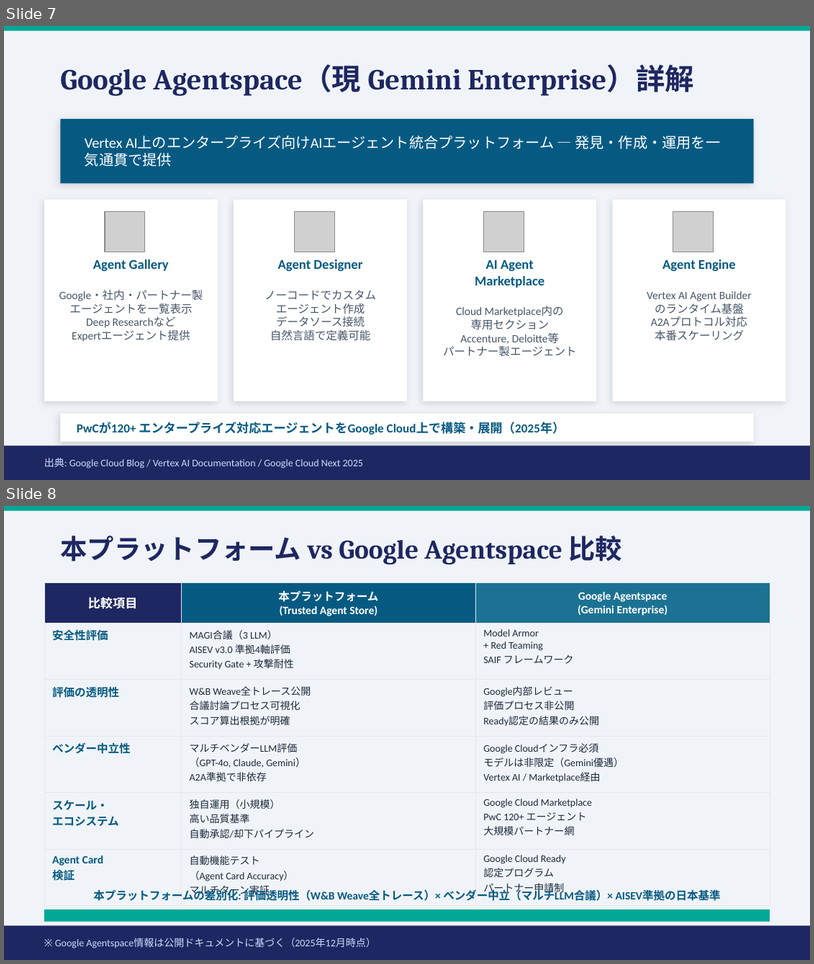
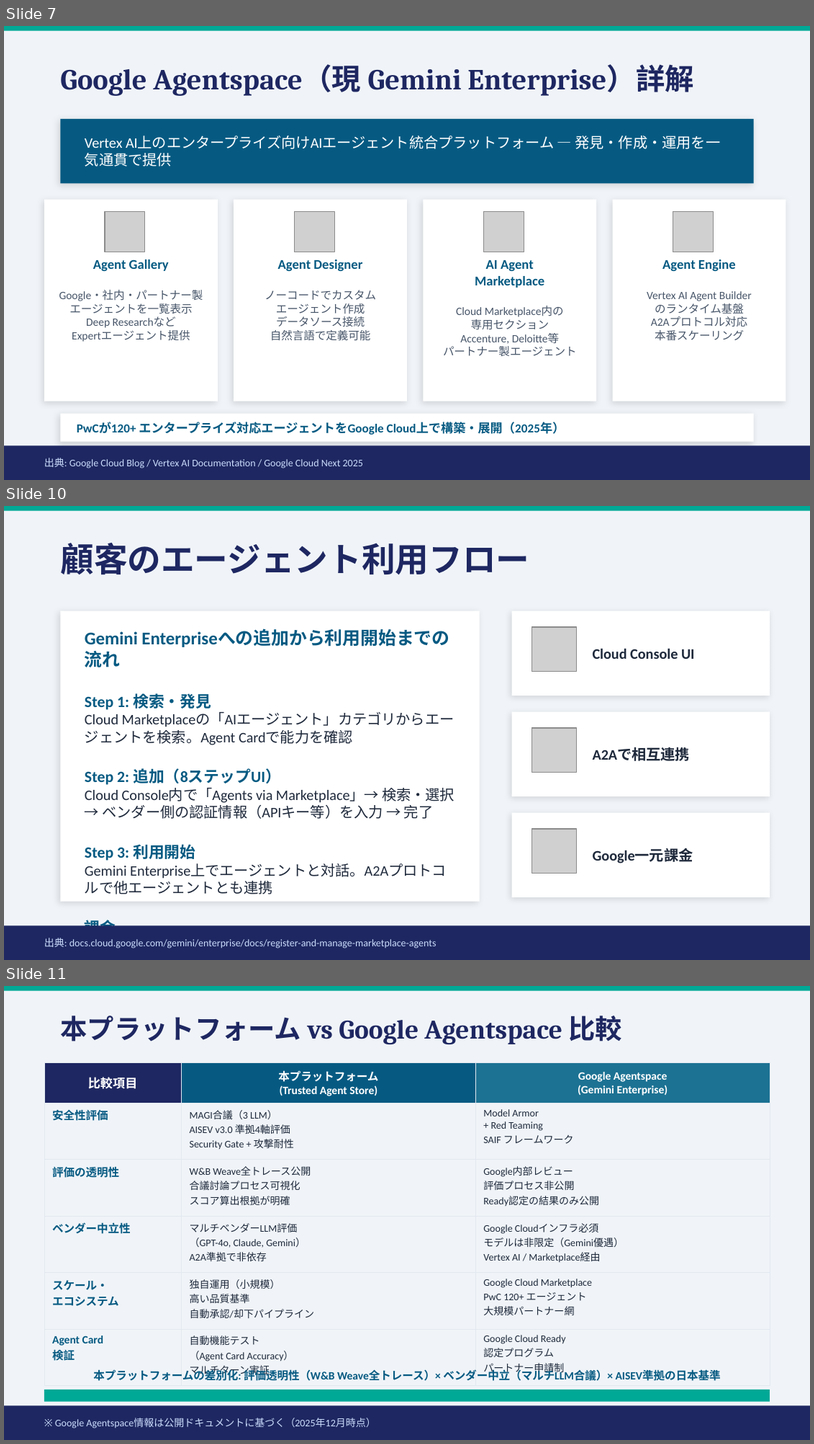
Before and after one commit to TaichiHiromatsu/secure-ai-agent-matching-platform, a slide deck: docs/A2A_Protocol_Latest_2026.pptx. Shown one above the other, each under a label of ours: slides 7 and 8 before the commit, slides 7, 10 and 11 after it; the slides between them are not shown. The pictures are 814x964 and 814x1444 pixels, drawn with LibreOffice and Linux fonts; fonts in the diff are those of the drawing; grey boxes stand for pictures. Boxes give left, top, right and bottom in pixels: in the first picture for what was removed or moved away, otherwise in the second. Text is boxed around its words. In the diff, an @@ line names an element or a change of style, - is before the commit and + after.

Commit message:
docs: Update Japanese demo script for Trusted Agent Store evaluation pipeline
- Revised the demo script to enhance clarity and detail regarding the evaluation pipeline steps, including PreCheck, Security Gate, and Auto-Decision.
- Improved descriptions of the evaluation process, emphasizing the dynamic nature of Trust Scores and the role of W&B Weave for traceability.
- Updated terminology for consistency and accuracy, ensuring better understanding for Japanese-speaking users.

These changes aim to provide a clearer and more comprehensive guide to the evaluation process within the Trusted Agent Store.

```diff
--- a/docs/A2A_Protocol_Latest_2026.pptx
+++ b/docs/A2A_Protocol_Latest_2026.pptx
@@ slide 10 added at box(4, 506, 810, 960), background #F0F4F8 @@
@@ rectangle added at box(4, 506, 810, 511), fill #00A896 @@
@@ text added at box(60, 543, 530, 575), 30 pt, text #1E2761, bold @@
+顧客のエージェント利用フロー
@@ rectangle added at box(60, 611, 480, 901), fill #FFFFFF @@
@@ rectangle added at box(512, 611, 770, 695), fill #FFFFFF @@
@@ text added at box(85, 631, 455, 948), 13 pt, text #1E293B @@
+Gemini Enterpriseへの追加から利用開始までの流れ
+Step 1: 検索・発見
+Cloud Marketplaceの「AIエージェント」カテゴリからエージェントを検索。Agent Cardで能力を確認
+Step 2: 追加（8ステップUI）
+Cloud Console内で「Agents via Marketplace」→ 検索・選択 → ベンダー側の認証情報（APIキー等）を入力 → 完了
+Step 3: 利用開始
+Gemini Enterprise上でエージェントと対話。A2Aプロトコルで他エージェントとも連携
+課金
+Googleから一元請求。パートナー料金（サブスク/従量制）+ Google Cloudリソース料金
@@ picture added at box(532, 627, 576, 672) @@
@@ text added at box(593, 648, 695, 659), 13 pt, text #1E293B, bold @@
+Cloud Console UI
@@ rectangle added at box(512, 712, 770, 796), fill #FFFFFF @@
@@ picture added at box(532, 728, 576, 772) @@
@@ text added at box(593, 747, 691, 761), 13 pt, text #1E293B, bold @@
+A2Aで相互連携
@@ rectangle added at box(512, 813, 770, 897), fill #FFFFFF @@
@@ picture added at box(532, 829, 576, 873) @@
@@ text added at box(593, 848, 694, 863), 13 pt, text #1E293B, bold @@
+Google一元課金
@@ rectangle added at box(4, 925, 810, 959), fill #1E2761 @@
@@ text added at box(44, 937, 437, 948), 9 pt, text #CADCFC @@
+出典: docs.cloud.google.com/gemini/enterprise/docs/register-and-manage-marketplace-agents
@@ what was slide 8 is now slide 11 @@
```
Also in this commit, not shown: 1 slide changed, 2 other slides added, 1 other file.
